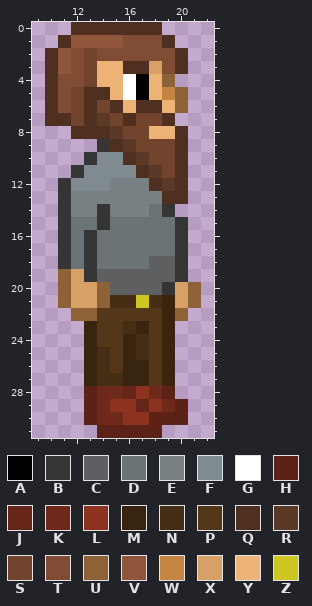
Two versions of one pixel-art sprite, Assets/Sprites/Character-Right.png. The first picture shows the starting point.
The file is 32x32 pixels. Colours within 5 levels of each other are drawn and written as one. Shown: x 9..22, y 0..31.
Palette (. is transparent): A #000000  B #353535  C #5d5f61  D #6c7377  E #788084  F #808b91  G #ffffff  H #5c2217  J #652519  K #6e291b  L #8d321f  M #39240f  N #462e14  P #543719  Q #4f2f20  R #5c3827  S #72432d  T #804c34  U #8d6237  V #8f563b  W #c68442  X #d7a067  Y #edb275  Z #cfc721
After:
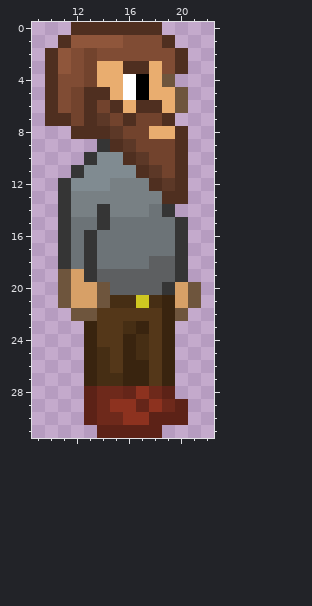
Difference:
colour U: #8d6237 -> #6e553d
colour Y: #edb275 -> #e9ad6f
y 3: x 18 X -> Y
y 5: x 19 W -> Y
Where, in picture pixels (left, top, right, bottom), the same in both pictures:
changed: (97, 61, 188, 139)
changed: (58, 269, 110, 321)
changed: (175, 282, 201, 321)
